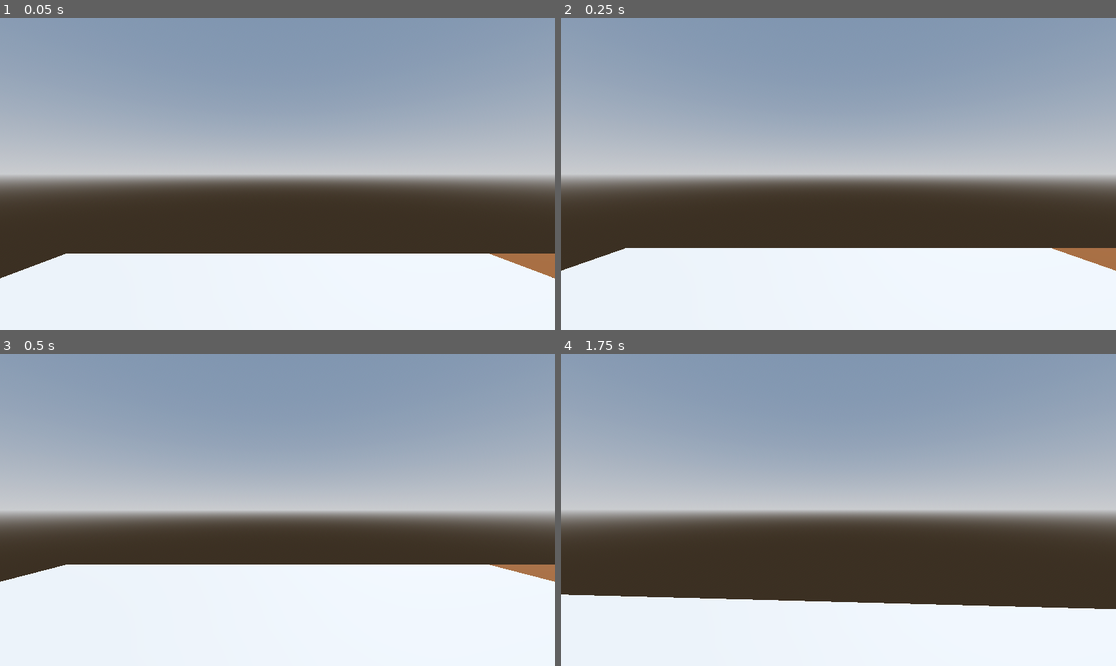
Above: before the commit, frames 1-4 (two rows, left to right).
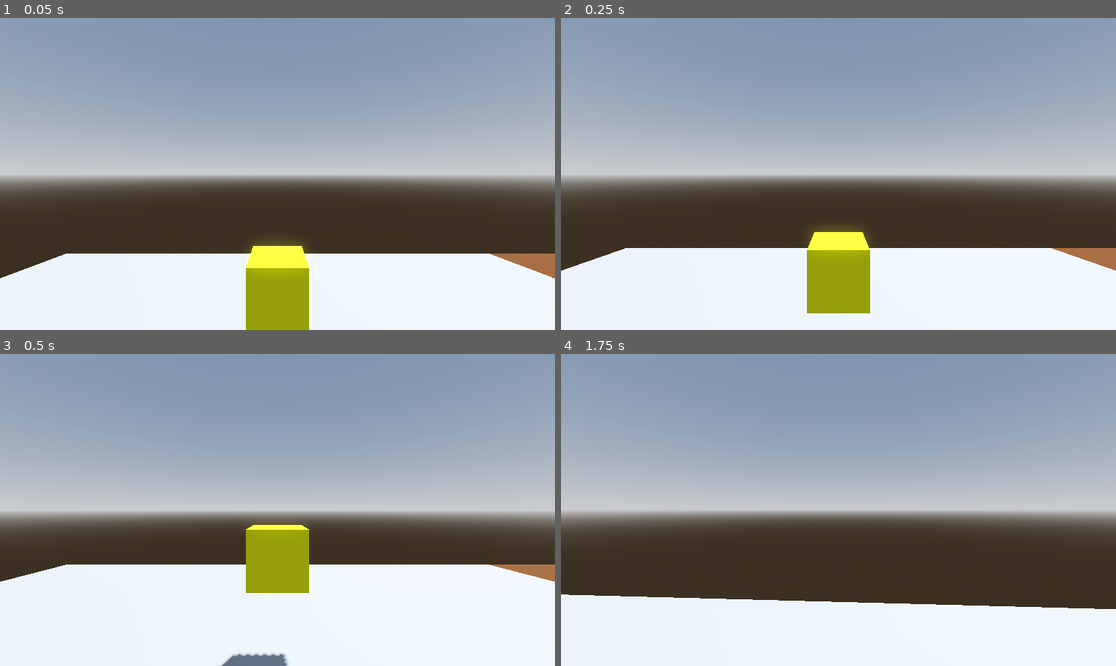
Above: after the commit, the same moments.

Repository: veradesrt/Sreamjam2025
Game: Godot game, scene res://scenes/maps/main.tscn
The game is run twice, just before and just after one commit, with the same random seed, the same clock (stepped at 60 frames per second) and the same inputs.
Inputs (mouse positions are in pixels of both pictures, inside the frame that each line leads up to):
- Up to frame 1 (0.05 s): no input
- Up to frame 2 (0.25 s): no input
- Up to frame 3 (0.5 s): no input
- Up to frame 4 (1.75 s): tap Enter (enter) at 0.5, 0.6, 1.35 s; move the mouse to (866, 510) at 0.52 s; hold W (forward) from 0.53 s (still down); move the mouse to (810, 510) at 1.27 s

The runs differ from the first frame. In frame 1, 3.1% of the frame differs, in the area x 44-56%, y 71-100%; in frame 2, 3.0%; in frame 3, 2.9%; in frame 4, nothing differs.

Commit message:
created InteractableNode and InteractDetector, and added to the player
after the review we need to remove those prints and make a good use of the interactions

Diff:
--- a/project.godot
+++ b/project.godot
@@ -60,3 +60,7 @@
 "events": [Object(InputEventKey,"resource_local_to_scene":false,"resource_name":"","device":-1,"window_id":0,"alt_press …(192 unchanged characters)…
 ]
 }
+
+[layer_names]
+
+3d_physics/layer_4="Interactable"
--- /dev/null
+++ b/scenes/interactable/interact_detector._scenetscn.tscn
@@ -0,0 +1,12 @@
+[gd_scene load_steps=2 format=3 uid="uid://d0aj0u6tpefpb"]
+
+[ext_resource type="Script" uid="uid://dx0j1fqdtxe0u" path="res://scripts/interactable/InteractDetector.gd" id="1_h6yev"]
+
+[node name="InteractDetector" type="Node3D"]
+script = ExtResource("1_h6yev")
+
+[node name="RayCast3D" type="RayCast3D" parent="."]
+target_position = Vector3(1, 0, 0)
+collision_mask = 8
+collide_with_areas = true
+collide_with_bodies = false
--- a/scenes/maps/main.tscn
+++ b/scenes/maps/main.tscn
@@ -1,7 +1,8 @@
-[gd_scene load_steps=8 format=3 uid="uid://c78bdq77ygnhk"]
+[gd_scene load_steps=11 format=3 uid="uid://c78bdq77ygnhk"]
 
 [ext_resource type="PackedScene" uid="uid://e54q0xwbfuo8" path="res://scenes/player/player.tscn" id="1_8wxmh"]
 [ext_resource type="PackedScene" uid="uid://bg7qt4fnwttvq" path="res://scenes/primitives/trigger.tscn" id="2_pwihf"]
+[ext_resource type="Script" uid="uid://5vol0c1sctto" path="res://scripts/interactable/InteractableNode.gd" id="3_6hyye"]
 
 [sub_resource type="ProceduralSkyMaterial" id="ProceduralSkyMaterial_8wxmh"]
 sky_horizon_color = Color(0.66224277, 0.6717428, 0.6867428, 1)
@@ -21,6 +22,12 @@
 
 [sub_resource type="BoxShape3D" id="BoxShape3D_6hyye"]
 size = Vector3(5, 5, 5)
+
+[sub_resource type="StandardMaterial3D" id="StandardMaterial3D_gx8es"]
+albedo_color = Color(1, 1, 0, 1)
+
+[sub_resource type="BoxShape3D" id="BoxShape3D_2avkh"]
+size = Vector3(1, 1, 1.2969971)
 
 [node name="main" type="Node3D"]
 
@@ -50,4 +57,16 @@
 [node name="CollisionShape3D" parent="trigger" index="0"]
 shape = SubResource("BoxShape3D_6hyye")
 
+[node name="CSGBox3D" type="CSGBox3D" parent="."]
+transform = Transform3D(1, 0, 0, 0, 1, 0, 0, 0, 1, 0, 2.2781496, -4.128669)
+material_override = SubResource("StandardMaterial3D_gx8es")
+
+[node name="InteractableNode" type="Area3D" parent="CSGBox3D"]
+script = ExtResource("3_6hyye")
+metadata/_custom_type_script = "uid://5vol0c1sctto"
+
+[node name="CollisionShape3D" type="CollisionShape3D" parent="CSGBox3D/InteractableNode"]
+transform = Transform3D(1, 0, 0, 0, 1, 0, 0, 0, 1, 0, 0, 0.14849854)
+shape = SubResource("BoxShape3D_2avkh")
+
 [editable path="trigger"]
--- a/scenes/player/player.tscn
+++ b/scenes/player/player.tscn
@@ -1,6 +1,7 @@
-[gd_scene load_steps=3 format=3 uid="uid://e54q0xwbfuo8"]
+[gd_scene load_steps=4 format=3 uid="uid://e54q0xwbfuo8"]
 
 [ext_resource type="Script" uid="uid://c5os2fgtf1upq" path="res://scenes/player/player.gd" id="1_8afob"]
+[ext_resource type="PackedScene" uid="uid://d0aj0u6tpefpb" path="res://scenes/interactable/interact_detector._scenetscn.tscn" id="2_dovo2"]
 
 [sub_resource type="CapsuleShape3D" id="CapsuleShape3D_dovo2"]
 
@@ -22,3 +23,6 @@
 
 [node name="footsteps_player" type="AudioStreamPlayer3D" parent="."]
 transform = Transform3D(1, 0, 0, 0, 1, 0, 0, 0, 1, 0, -0.9045267, 0)
+
+[node name="InteractDetector" parent="." instance=ExtResource("2_dovo2")]
+transform = Transform3D(-4.371139e-08, 0, 1, 0, 1, 0, -1, 0, -4.371139e-08, 0, 0.7856252, 0)
--- /dev/null
+++ b/scripts/interactable/InteractDetector.gd
@@ -0,0 +1,34 @@
+class_name InteractDetector
+extends Node3D
+
+@onready var ray_cast: RayCast3D = $RayCast3D
+
+var current_interactable_node : InteractableNode
+
+signal is_touching
+signal not_touching
+
+var current_state_touching : bool = false
+var previous_state_touching : bool = false
+
+func _process(delta: float) -> void:
+
+	if (ray_cast.is_colliding()):
+		current_state_touching = true
+	else:
+		current_state_touching = false
+
+
+	if(current_state_touching != previous_state_touching):
+		if(current_state_touching):
+			current_interactable_node = ray_cast.get_collider() as InteractableNode
+			is_touching.emit()
+			current_interactable_node.on_contact.emit()
+		else:
+			not_touching.emit()
+			current_interactable_node.out_of_contact.emit()
+			current_interactable_node = null
+		previous_state_touching = current_state_touching
+
+	if(Input.is_action_just_pressed("enter") and current_state_touching):
+		current_interactable_node.interact.emit()
--- /dev/null
+++ b/scripts/interactable/InteractableNode.gd
@@ -0,0 +1,32 @@
+class_name InteractableNode
+extends Area3D
+
+@export var is_on : bool = true
+
+signal interact()
+signal on_contact()
+signal out_of_contact()
+
+func _enter_tree() -> void:
+	set_collision_layer_value(1,false)
+	set_collision_layer_value(4,true)
+	interact.connect(_interact)
+	on_contact.connect(_on_contact)
+	out_of_contact.connect(_out_of_contact)
+	monitoring = false
+	switch(is_on)
+
+func _interact() -> void:
+	print("interact")
+	pass
+
+func _on_contact() -> void:
+	print("on_contact")
+	pass
+
+func _out_of_contact() -> void:
+	print("out_of_contact")
+	pass
+
+func switch(state : bool) -> void:
+	monitorable = state
Not shown, added: scripts/interactable/InteractDetector.gd.uid
Not shown, added: scripts/interactable/InteractableNode.gd.uid
